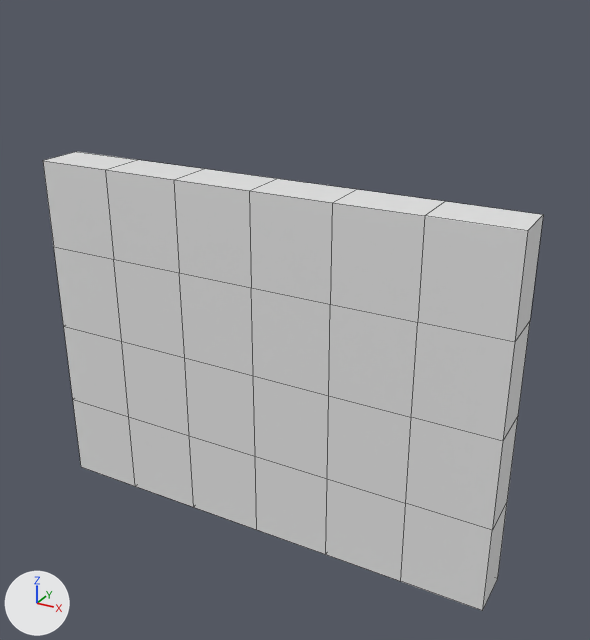
An edit to the FBX model Cor Umbra 2.0/Assets/_Dev/Jow/Objects/FBX_01/Arquitetura/SM_BLD__WALL_BIG_01.fbx, drawn before and after from the same camera.
Before and after are seen from a camera (50 mm lens) standing at (3.07, -5.09, 4.51) and looking at (0.22, 0.08, 1.92). The axes (+X, +Y, +Z) are drawn at lower left. The lights are the same throughout. The first picture is the older version. Mesh edges are drawn as thin lines. Where no turn or scale is listed for an object, it has been applied to the vertices.

In view in the first picture: 'SM_BLD__WALL_BIG_01'.
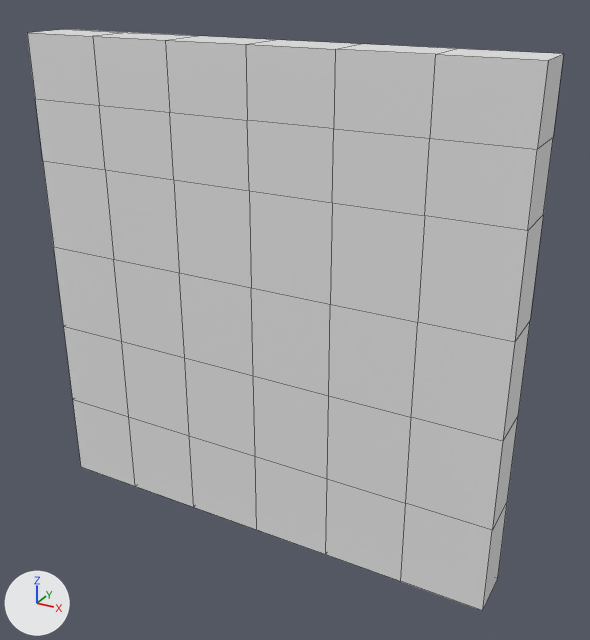
What differs and where, as boxes (x1, y1, x2, y2) in the pictures (590 x 640 px):
'SM_BLD__WALL_BIG_01', reshaped (7% wider, 27% taller)
    before: (43, 152, 543, 611)
    after: (27, 29, 564, 611)
part 1 of me_plane_025, built on
    before: (43, 152, 543, 231)
    after: (27, 29, 564, 231)

The change, as a list of edits to the scene's bpy script:
```text
Add mat_m_wall_01:
    mat_m_wall_01 = principled_material('M_WALL_01')
    mat_m_wall_01.base_color = (0.8, 0.8, 0.8)  # white #e7e7e7
Change me_plane_025:
    used by ob_sm_bld__wall_big_01; location = (0.0, 0.0, 0.0)
    remove me_plane_025.from_pydata(...)  # 70 vertices, 68 faces; spans x -2.0..2.0, y -0.2..0.2, z 0.0..3.0
    add me_plane_025.from_pydata(...)  # 98 vertices, 96 faces; spans x -2.0..2.0, y -0.2..0.2, z 0.0..4.0
    me_plane_025 part 1
    6 faces are deleted
    14 new vertices lie (0.0, 0.0, 0.5) away from vertices in x -2.0..2.0, y -0.2..0.2, z 3.0
    14 new vertices lie (0.0, 0.0, 0.5) away from vertices in x -2.0..2.0, y -0.2..0.2, z 3.5
    34 new faces join them
    add me_plane_025.materials.append(mat_m_wall_01)  # white #e7e7e7
```
